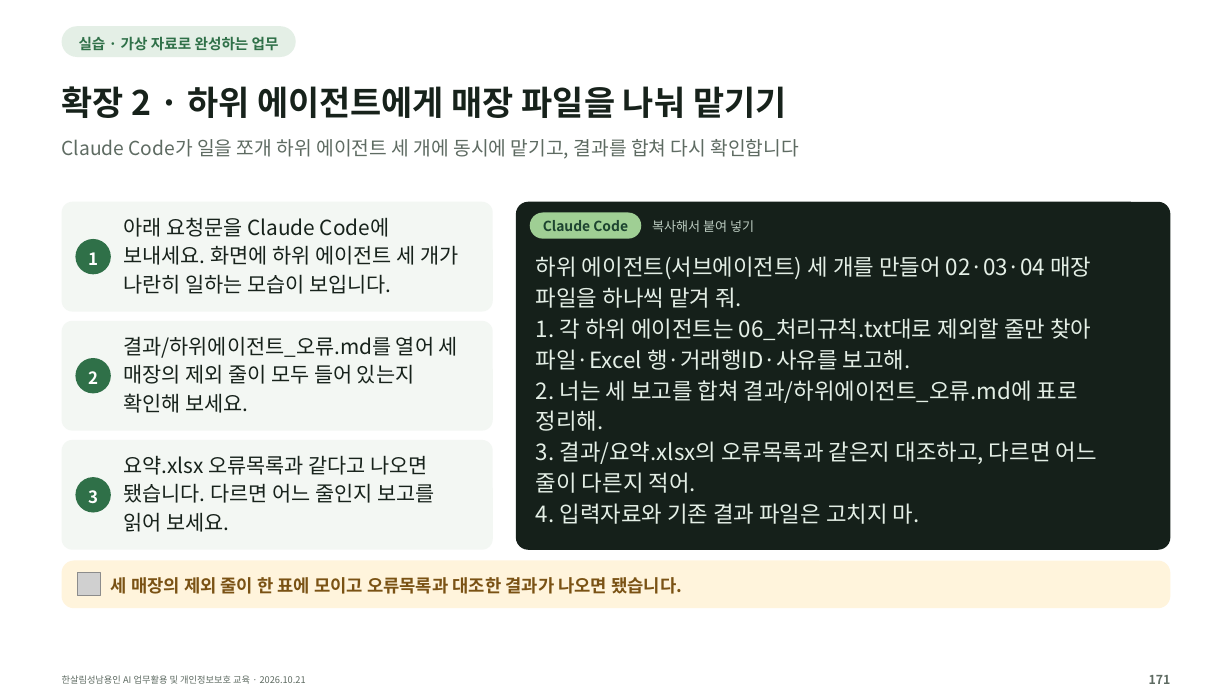
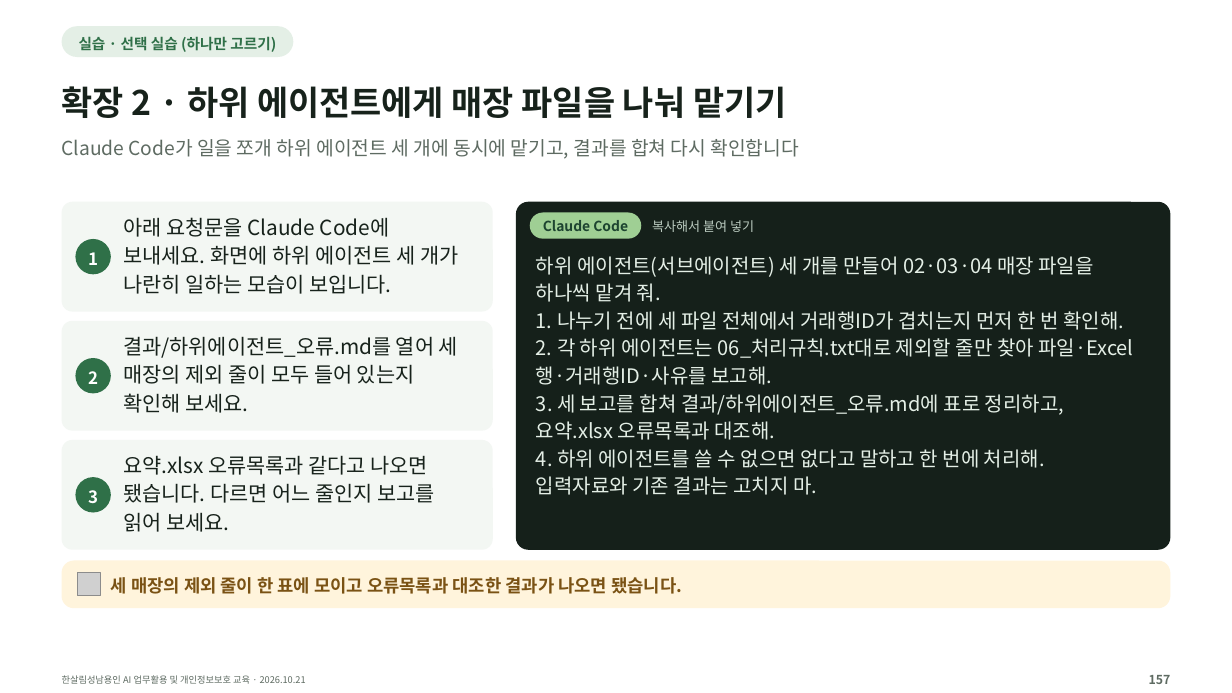
Before and after one commit to kscold/kscold-blog-version-2, a slide deck: slide 157 of apps/web/public/hansalim/files/한살림_AI교육_강의자료.pptx (slide 148 before the commit). Drawn at 1232x693 pixels with LibreOffice and Linux fonts; fonts in the diff are those of the drawing; grey boxes stand for pictures. Boxes give left, top, right and bottom in pixels: in the first picture for what was removed or moved away, otherwise in the second. Text is boxed around its words. In the diff, an @@ line names an element or a change of style, - is before the commit and + after.

Commit message:
fix(frontend): 한살림 자료를 최신 164장 자료 묶음으로 갱신함
- 강의 저장소 39f17db의 release e434be337f57ec3f(164장)로 실습 ZIP·PDF·PPT를 바꿈. 글꼴 ZIP은 그대로임
- 새 실습 ZIP에 든 실습길잡이.pdf를 폴더 그림에 넣고, 준비가 끝나면 이 문서부터 열도록 안내함(ZIP의 먼저읽기.txt와 같은 안내)
- 새 PDF는 출처 링크를 빼고 영상 링크 20개만 남겼음. 영상이 있는 5장 모두 링크가 있어 웹 슬라이드에서 그대로 눌림

```diff
--- a/apps/web/public/hansalim/files/한살림_AI교육_강의자료.pptx
+++ b/apps/web/public/hansalim/files/한살림_AI교육_강의자료.pptx
@@ text at (79,36,276,52): text changed @@
-실습 · 가상 자료로 완성하는 업무
+실습 · 선택 실습 (하나만 고르기)
@@ text at (536,256,1133,495): text changed; size 17.4 to 15.6 pt @@
-하위 에이전트(서브에이전트) 세 개를 만들어 02·03·04 매장
-파일을 하나씩 맡겨 줘.
-1. 각 하위 에이전트는 06_처리규칙.txt대로 제외할 줄만 찾아
-파일·Excel 행·거래행ID·사유를 보고해.
-2. 너는 세 보고를 합쳐 결과/하위에이전트_오류.md에 표로
-정리해.
-3. 결과/요약.xlsx의 오류목록과 같은지 대조하고, 다르면 어느
-줄이 다른지 적어.
-4. 입력자료와 기존 결과 파일은 고치지 마.
+하위 에이전트(서브에이전트) 세 개를 만들어 02·03·04 매장 파일을
+하나씩 맡겨 줘.
+1. 나누기 전에 세 파일 전체에서 거래행ID가 겹치는지 먼저 한 번 확인해.
+2. 각 하위 에이전트는 06_처리규칙.txt대로 제외할 줄만 찾아 파일·Excel
+행·거래행ID·사유를 보고해.
+3. 세 보고를 합쳐 결과/하위에이전트_오류.md에 표로 정리하고,
+요약.xlsx 오류목록과 대조해.
+4. 하위 에이전트를 쓸 수 없으면 없다고 말하고 한 번에 처리해.
+입력자료와 기존 결과는 고치지 마.
@@ text at (1149,675,1171,684): text changed @@
-171
+157
```
Also in this commit, not shown: 150 other slides changed, 8 slides added, 9 slides removed, 5 other files.
